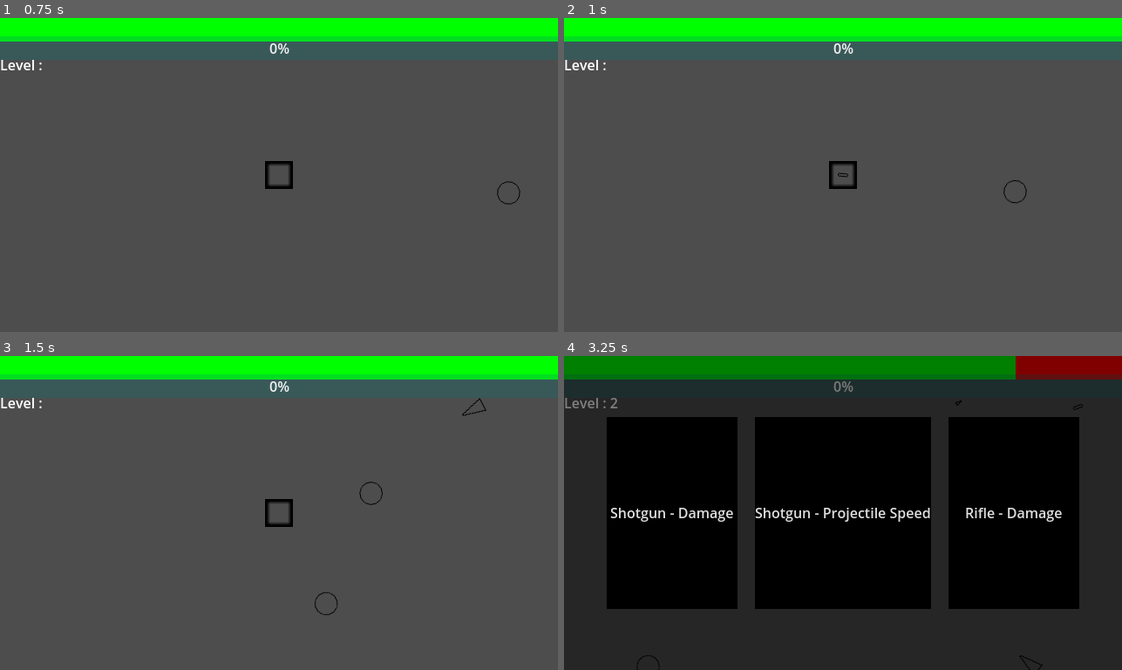
Above: before the commit, frames 1-4 (two rows, left to right).
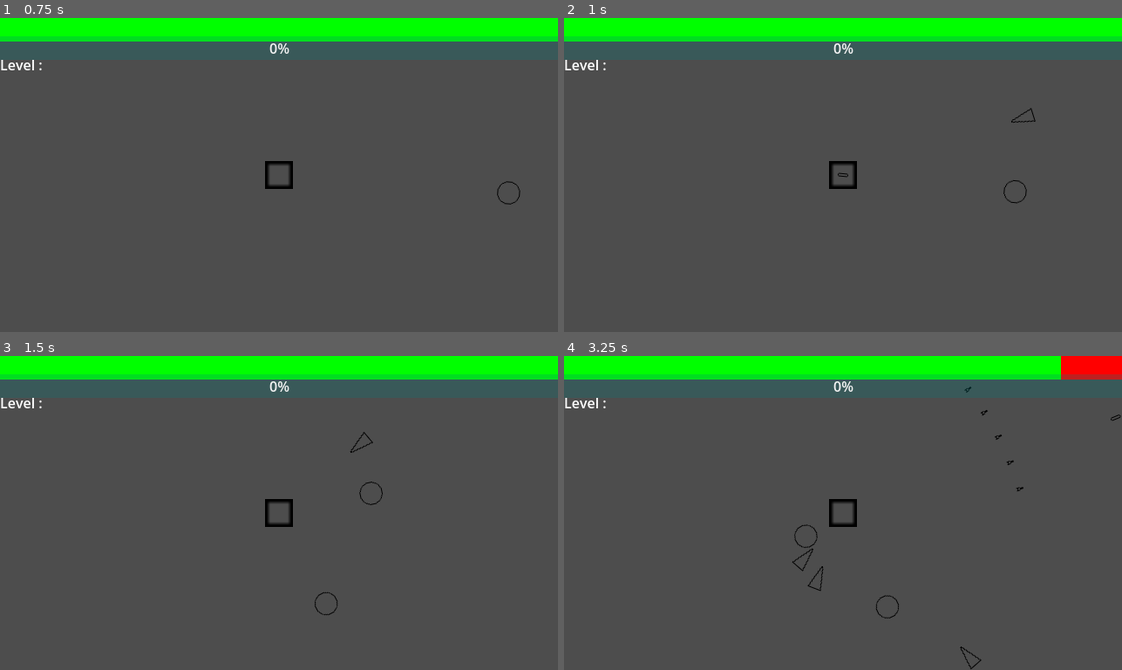
Above: after the commit, the same moments.

Repository: ROKAMETISM/Composition-Based-Practice-1
Game: Godot game, scene res://Scenes/main_game.tscn
Two runs of this game, one before a commit and one after it. Both use one fixed random seed, a clock stepped at 60 frames per second and the inputs below.
Inputs:
- Up to frame 1 (0.75 s): tap Enter at 0.5 s; hold D (move_right) from 0.53 s (still down)
- Up to frame 2 (1 s): keep holding D (move_right)
- Up to frame 3 (1.5 s): release D (move_right) at 1.28 s; hold S (move_down) from 1.28 s (still down)
- Up to frame 4 (3.25 s): release S (move_down) at 2.03 s; hold D (move_right) 2.03-2.78 s; hold W (move_up) from 2.78 s (still down)

Frame 1 is identical in both runs. In frame 2, less than 0.1% of the frame differs, in the area x 80-85%, y 28-34%; in frame 3, less than 0.1%; in frame 4, 100%, in the area x 0-100%, y 0-100%.

Commit message:
Implement Enemy Colliding with each other

Diff:
--- a/Scripts/enemy.gd
+++ b/Scripts/enemy.gd
@@ -12,8 +12,7 @@
 	hpcomponent.set_max_hp(enemy_max_hp)
 	hpcomponent.set_current_hp(enemy_current_hp)
 	hpcomponent.connect("died", _on_died)
-	collision_layer = 2
-	collision_mask = 1
+	motion_mode = CharacterBody2D.MOTION_MODE_FLOATING
 
 func _process(delta: float) -> void:
 	enemy_ai()
--- a/Scripts/enemy_spawndata.gd
+++ b/Scripts/enemy_spawndata.gd
@@ -11,7 +11,7 @@
 	enemy_spawn_distance_range[ENEMY_SLOW] = Vector2(200, 400)
 
 	enemy_spawn_intervals[ENEMY_FAST] = 0.76
-	enemy_spawn_distance_range[ENEMY_FAST] = Vector2(300, 600)
+	enemy_spawn_distance_range[ENEMY_FAST] = Vector2(240, 400)
 
 
 func get_spawn_interval(enemy_type) -> float:
--- a/Scripts/enemy_spawner.gd
+++ b/Scripts/enemy_spawner.gd
@@ -23,4 +23,4 @@
 	var rand_vec = Vector2(randi_range(spawn_distance_range.x, spawn_distance_range.y), 0).rotated(randf_range(0, 2*PI))
 	enemy.player = player
 	enemy.global_position = player_pos + rand_vec
-	get_parent().add_child(enemy)
+	get_tree().current_scene.add_child(enemy)
--- a/Scripts/player.gd
+++ b/Scripts/player.gd
@@ -3,7 +3,7 @@
 @export var speed := 200.0
 @export var player_initial_hp := 100
 @export var player_max_hp := player_initial_hp
-var current_xp := 4
+var current_xp := 0
 var level := 1
 var xp_for_next_level := 5
 
